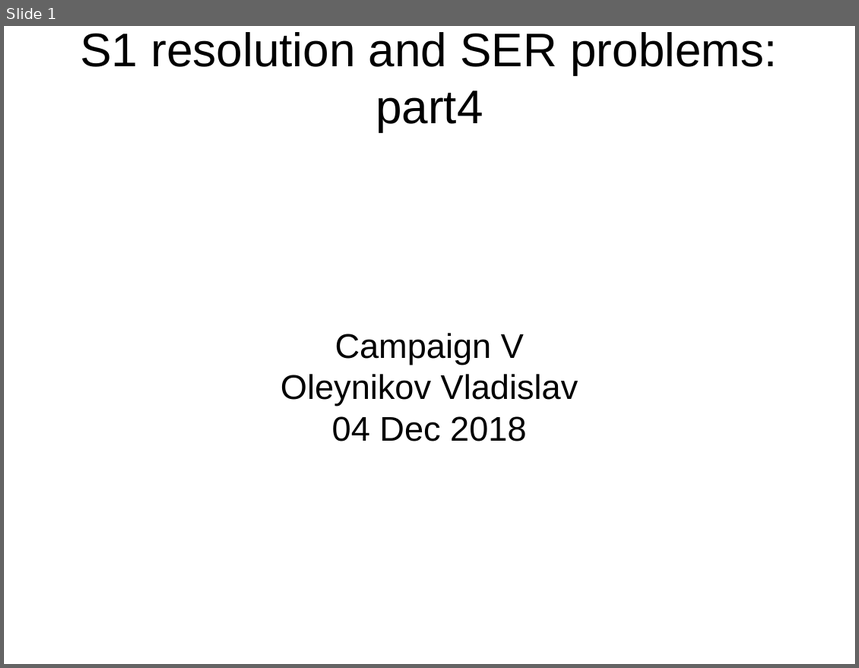
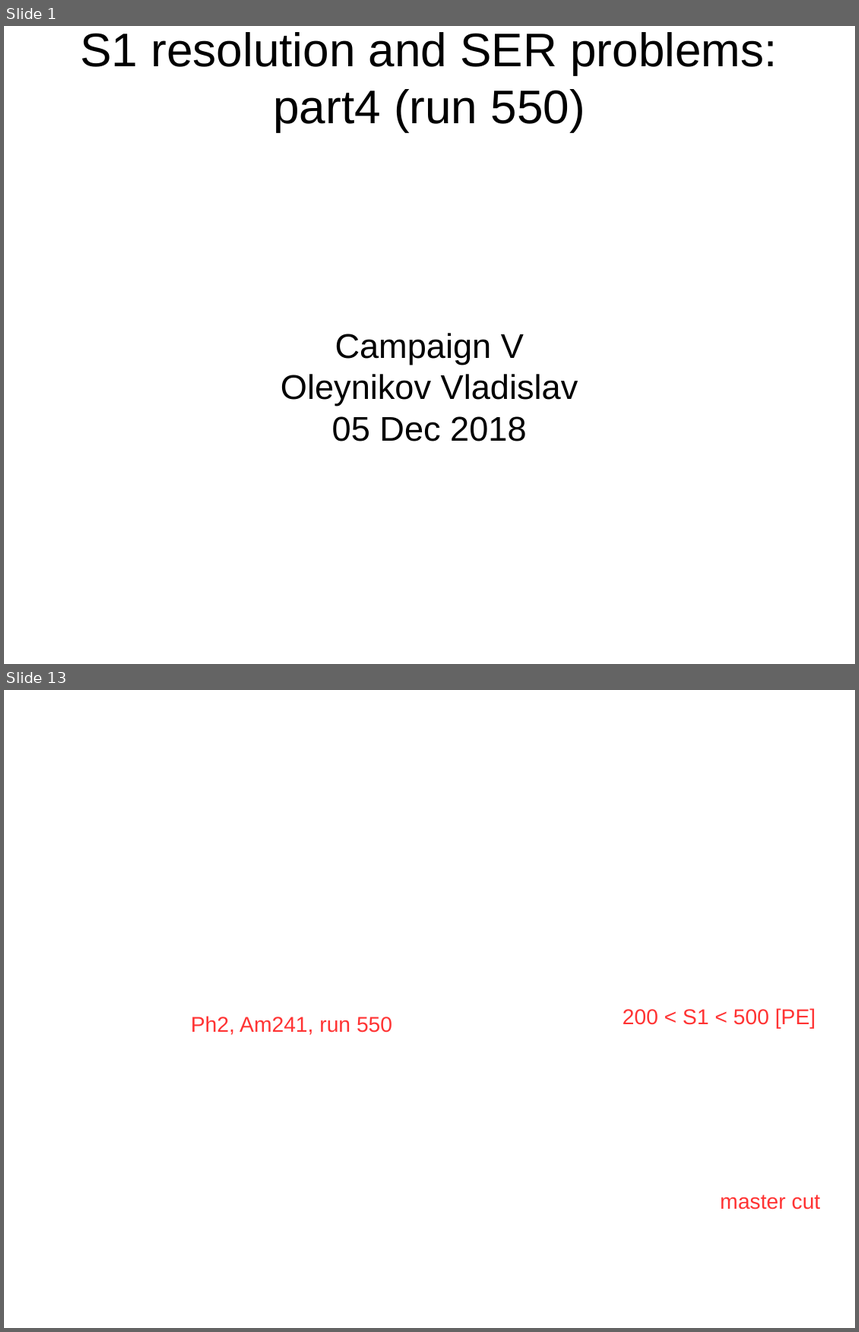
Before and after one commit to Vlad-ole/Red_Reports, a slide deck: S1 resolution and SER problems:part4 (run 550).odp. Shown one above the other, each under a label of ours: slide 1 before the commit, slides 1 and 13 after it; the slides between them are not shown. The pictures are 859x668 and 859x1332 pixels, drawn with LibreOffice and Linux fonts; fonts in the diff are those of the drawing; background and template pictures are left out. Boxes give left, top, right and bottom in pixels: in the first picture for what was removed or moved away, otherwise in the second. Text is boxed around its words. In the diff, an @@ line names an element or a change of style, - is before the commit and + after.

Commit message:
add S1 resolution

```diff
--- a/S1 resolution and SER problems:part4 (run 550).odp
+++ b/S1 resolution and SER problems:part4 (run 550).odp
@@ slide 13 added at <box>4,690,855,1328</box>, background picture (left out) @@
@@ text added at <box>623,1008,816,1028</box>, 20 pt, text #FF3333 @@
+200 < S1 < 500 [PE]
@@ text added at <box>191,1016,392,1035</box>, 20 pt, text #FF3333 @@
+Ph2, Am241, run 550
@@ text added at <box>720,1195,821,1210</box>, 20 pt, text #FF3333 @@
+master cut
@@ slide 1 changed as well @@
@@ title at <box>81,32,777,132</box>: text changed @@
-S1 resolution and SER problems:
-part4
+S1 resolution and SER problems:
+part4 (run 550)
@@ subtitle at <box>332,417,526,442</box>: text changed @@
-04 Dec 2018
+05 Dec 2018
```
Also in this commit, not shown: 24 other slides added, 7 slides removed, 4 other files.
